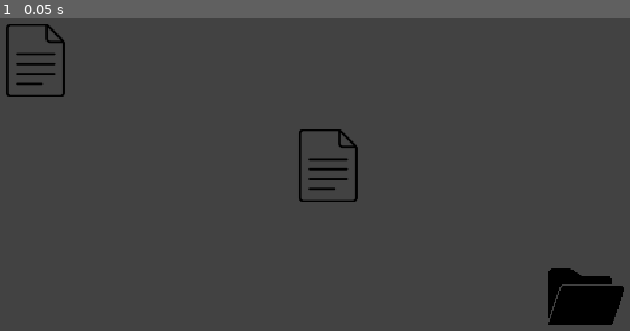
Above: before the commit, frame 1.
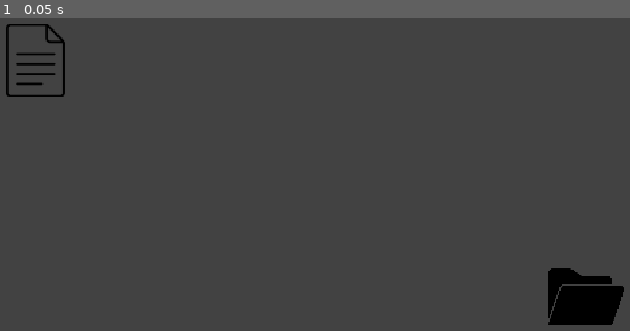
Above: after the commit, the same moment.

Repository: SengulC/pdoom
Game: Godot game, scene res://scenes/level.tscn
Same seed, same stepped clock (60 frames per second), same inputs: the game is played once before the commit and once after it.
Inputs:
- Up to frame 1 (0.05 s): no input

The runs differ from the first frame. In frame 1, 0.5% of the frame differs, in the area x 47-57%, y 35-59%.

Commit message:
Level mgr: rendering phase content in chatfile

Diff:
--- a/pdoom-game/assets/resources/test_file.tres
+++ b/pdoom-game/assets/resources/test_file.tres
@@ -4,5 +4,4 @@
 
 [resource]
 script = ExtResource("1_7dbid")
-content = "HI BUDDY"
 metadata/_custom_type_script = "uid://ddjek2drohv5m"
--- a/pdoom-game/project.godot
+++ b/pdoom-game/project.godot
@@ -18,6 +18,7 @@
 [autoload]
 
 Globalz="*uid://pjoc06lvwr0g"
+Phases="*uid://dwyd2k7c845gj"
 
 [display]
 
@@ -30,6 +31,7 @@
 
 filePopup=""
 desktop=""
+chatFile=""
 
 [input]
 
--- a/pdoom-game/scenes/level.tscn
+++ b/pdoom-game/scenes/level.tscn
@@ -5,7 +5,6 @@
 [ext_resource type="Texture2D" uid="uid://55pahtw0s5c8" path="res://assets/images/open-folder.png" id="2_w8frs"]
 [ext_resource type="Script" uid="uid://ck4d565uyrfwx" path="res://scripts/folder.gd" id="3_mx8sn"]
 [ext_resource type="Resource" uid="uid://bpb5tktt406iy" path="res://assets/resources/test_file.tres" id="5_2r41h"]
-[ext_resource type="Resource" uid="uid://b08gbblenyybb" path="res://assets/resources/test_file2.tres" id="6_klq6b"]
 
 [sub_resource type="RectangleShape2D" id="RectangleShape2D_w2pfo"]
 size = Vector2(526, 505.00006)
@@ -49,15 +48,7 @@
 grow_vertical = 2
 mouse_filter = 2
 
-[node name="File2" parent="DesktopUIControl/FileContainer" unique_id=2050730725 instance=ExtResource("2_w7c3h")]
-layout_mode = 0
-offset_left = 547.0
-offset_top = 402.0
-offset_right = 1059.0
-offset_bottom = 914.0
-fileContent = ExtResource("6_klq6b")
-
-[node name="File" parent="DesktopUIControl/FileContainer" unique_id=1167000874 instance=ExtResource("2_w7c3h")]
+[node name="ChatFile" parent="DesktopUIControl/FileContainer" unique_id=1167000874 groups=["chatFile"] instance=ExtResource("2_w7c3h")]
 layout_mode = 0
 offset_left = 151.99998
 offset_top = 260.0
--- a/pdoom-game/scripts/file_content.gd
+++ b/pdoom-game/scripts/file_content.gd
@@ -1,7 +1,10 @@
 class_name FileContent
 extends Resource
+
+signal changed_content(new_content: String)
 
 @export var content : String
 
 func append(new_msg : String):
 	content += new_msg
+	changed_content.emit(content)
--- a/pdoom-game/scripts/globalz.gd
+++ b/pdoom-game/scripts/globalz.gd
@@ -18,6 +18,16 @@
 	var label: Label = popup.get_child(0).get_child(0)
 	label.text = file.fileContent.content
 
+	# live-update while popup is open
+	var on_changed := func(text: String): label.text = text
+	file.fileContent.changed_content.connect(on_changed)
+
+	# disconnect when popup closes
+	popup.tree_exiting.connect(func():
+		if file.fileContent.changed_content.is_connected(on_changed):
+			file.fileContent.changed_content.disconnect(on_changed)
+	)
+
 func open_folder(folder: Folder) -> void:
 	var popup := FOLDER_POPUP.instantiate()
 	var desktop := get_tree().get_first_node_in_group("desktop")
--- a/pdoom-game/scripts/level_mgr.gd
+++ b/pdoom-game/scripts/level_mgr.gd
@@ -1 +1,18 @@
 extends Node2D
+
+const SECS_PER_CHAR := 0.5
+const MIN_DELAY := 0.8
+
+var chatFile: File
+
+func _ready() -> void:
+	chatFile = get_tree().get_first_node_in_group("chatFile")
+	begin_phase_01()
+
+func begin_phase_01() -> void:
+	for dict in Phases.phase01:
+		for speaker in dict:
+			var line: String = dict[speaker]
+			chatFile.fileContent.append("%s: %s\n" % [speaker, line])
+			await get_tree().create_timer(maxf(MIN_DELAY, line.length() * SECS_PER_CHAR)).timeout
+			#await get_tree().create_timer(MIN_DELAY).timeout
--- /dev/null
+++ b/pdoom-game/scripts/phases.gd
@@ -0,0 +1,8 @@
+extends Node
+
+@export var phase01 := [
+	{"me": "Hmmm"}, {"chat": "Hi"}, {"chat": "Hey skjahkhsakj"},
+	{"me": "Hmmm"}, {"chat": "Hi"}, {"chat": "Hey skjahkhsakj"},
+	{"a": "bruuuuuuuuuuuuuuuuuuuuh"},
+	{"b": "zaaaaaaaa"}
+	]
Not shown, added: pdoom-game/scripts/phases.gd.uid
